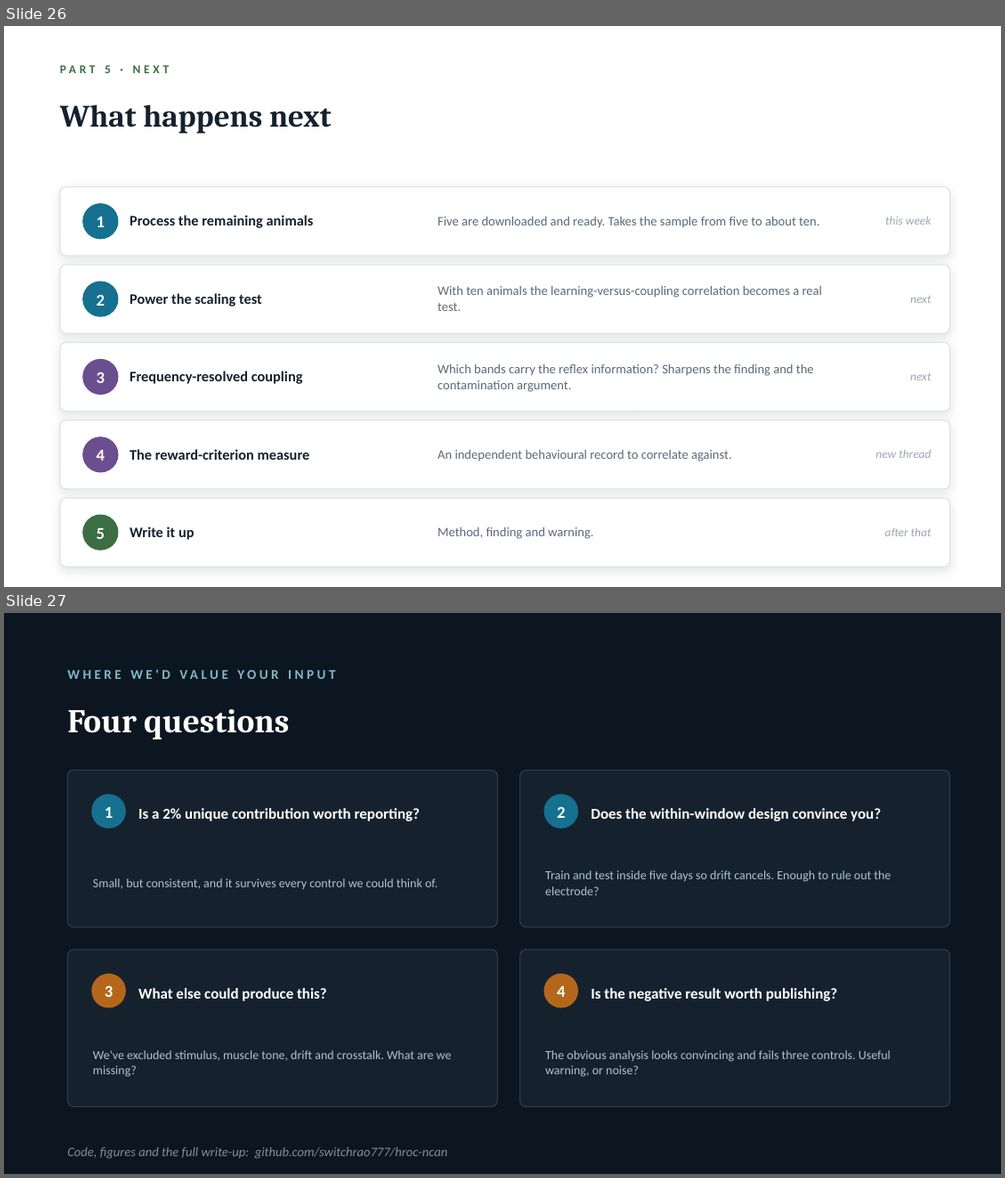
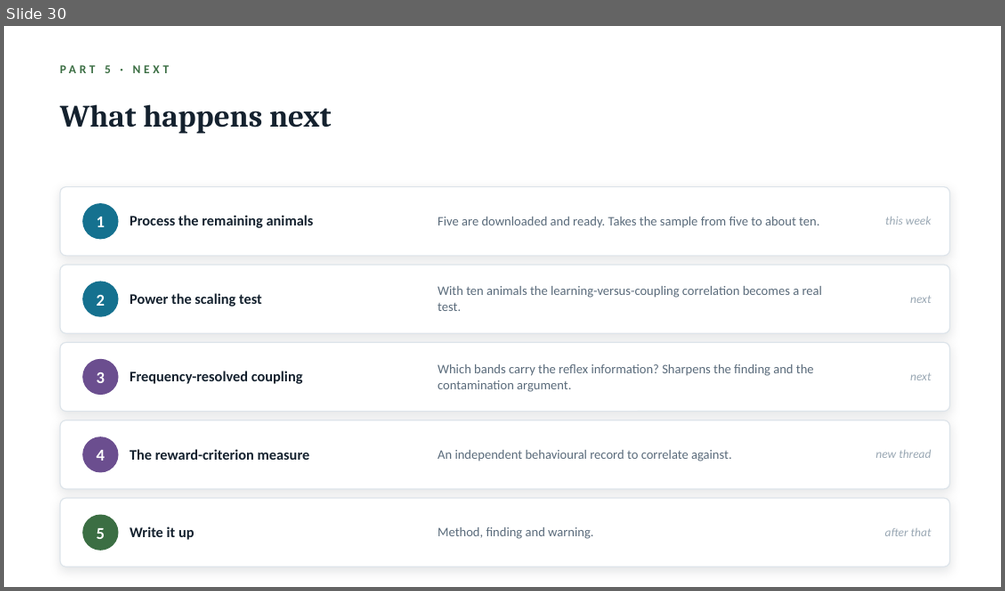
Before and after one commit to switchrao777/hroc-ncan, a slide deck: slides/HROC_Team_Presentation.pptx. Shown one above the other, each under a label of ours: slides 26 and 27 before the commit, slide 30 after it. The pictures are 1005x1178 and 1005x591 pixels, drawn with LibreOffice and Linux fonts; fonts in the diff are those of the drawing. Boxes give left, top, right and bottom in pixels: in the first picture for what was removed or moved away, otherwise in the second. Text is boxed around its words. In the diff, an @@ line names an element or a change of style, - is before the commit and + after.

Commit message:
Rework the group talk as a finished presentation
Ends on conclusions rather than by putting questions to the audience: a summary
of what can be claimed, a separate slide on what remains unsettled, a resources
slide with the project page and repository, and a closing acknowledgement.

Adds four data-driven visuals: the archive decoded correctly and incorrectly
side by side from the same 8,000 trials, the animal roster with trial counts and
outcomes, a three-panel summary of behaviour, prediction score and windows
beating their shuffle, and a project timeline.

```diff
--- a/slides/HROC_Team_Presentation.pptx
+++ b/slides/HROC_Team_Presentation.pptx
@@ slide 27 removed at (4, 613, 1001, 1174), background #0C1620 @@
@@ text removed at (130, 670, 170, 679) @@
-WHERE WE'D VALUE YOUR INPUT
@@ text removed at (67, 709, 289, 739) @@
-Four questions
@@ rounded rectangle removed at (67, 770, 498, 927) @@
@@ rounded rectangle removed at (520, 770, 950, 927) @@
@@ ellipse removed at (91, 794, 126, 828) @@
@@ ellipse removed at (544, 794, 578, 828) @@
@@ text removed at (105, 807, 113, 818) @@
-1
@@ text removed at (138, 808, 420, 821) @@
-Is a 2% unique contribution worth reporting?
@@ text removed at (557, 807, 565, 818) @@
-2
@@ text removed at (591, 808, 881, 821) @@
-Does the within-window design convince you?
@@ text removed at (93, 878, 437, 889) @@
-Small, but consistent, and it survives every control we could think of.
@@ text removed at (545, 870, 890, 895) @@
-Train and test inside five days so drift cancels. Enough to rule out the electrode?
@@ rounded rectangle removed at (67, 949, 498, 1107) @@
@@ rounded rectangle removed at (520, 949, 950, 1107) @@
@@ ellipse removed at (91, 973, 126, 1008) @@
@@ text removed at (105, 986, 113, 997) @@
-3
@@ ellipse removed at (544, 973, 578, 1008) @@
@@ text removed at (557, 986, 565, 997) @@
-4
@@ text removed at (138, 988, 327, 1001) @@
-What else could produce this?
@@ text removed at (591, 988, 838, 1001) @@
-Is the negative result worth publishing?
@@ text removed at (93, 1050, 452, 1077) @@
-We've excluded stimulus, muscle tone, drift and crosstalk. What are we missing?
@@ text removed at (545, 1050, 890, 1077) @@
-The obvious analysis looks convincing and fails three controls. Useful warning, or noise?
@@ text removed at (67, 1147, 447, 1159) @@
-Code, figures and the full write-up: github.com/switchrao777/hroc-ncan
@@ what was slide 26 is now slide 30 @@
```
Also in this commit, not shown: 8 slides added, 5 other files.
